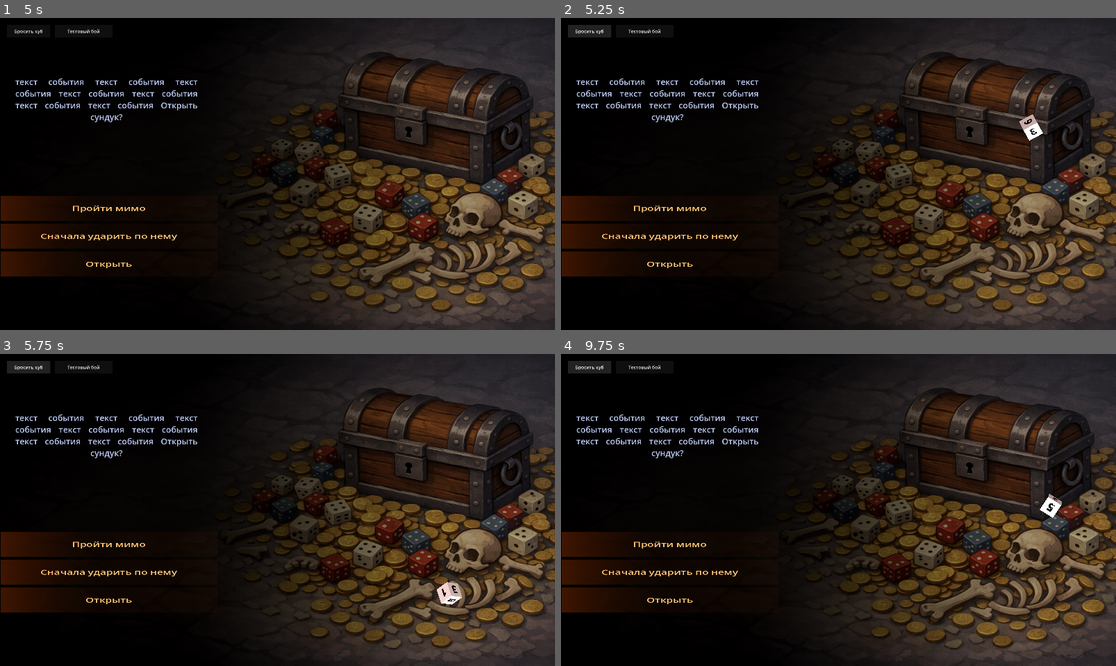
Above: before the commit, frames 1-4 (two rows, left to right).
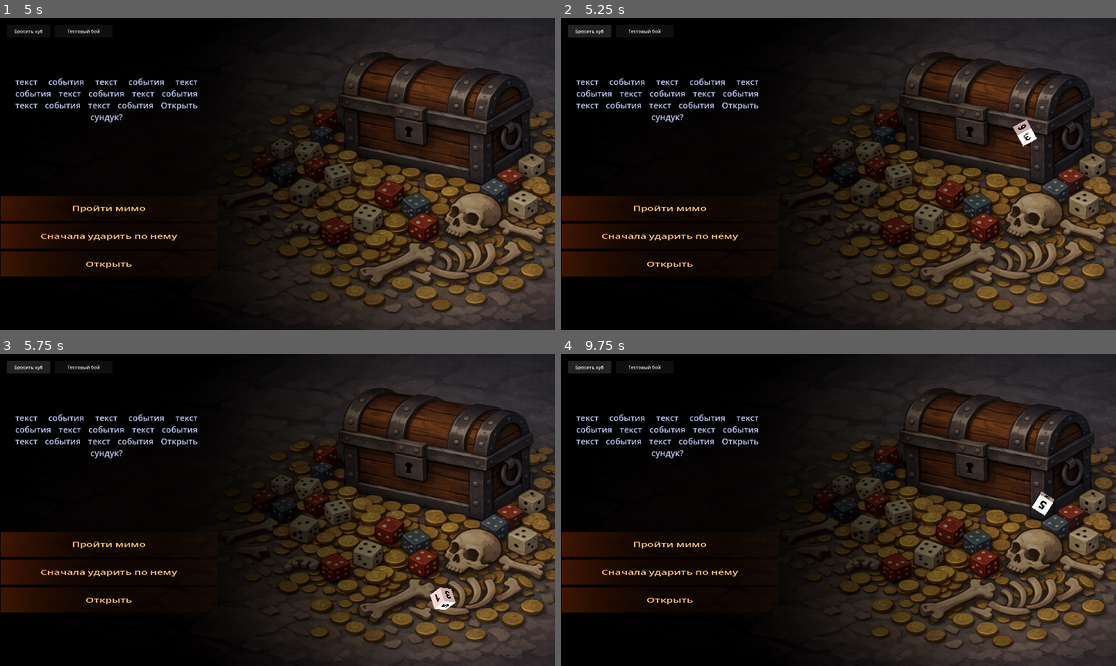
Above: after the commit, the same moments.

Repository: olegbogai-web/dicegame
Game: Godot game, scene res://scenes/board.tscn
Same seed, same stepped clock (60 frames per second), same inputs: the game is played once before the commit and once after it.
Inputs:
- Up to frame 1 (5 s): click "Бросить куб" at 0.5 s; click "Тестовый бой" at 1.25 s; click "Бросить куб" at 2 s; click "Тестовый бой" at 2.75 s; click "Закончить ход" at 3.5 s; click "Событие" at 4.25 s
- Up to frame 2 (5.25 s): click "Бросить куб" at 5 s
- Up to frame 3 (5.75 s): no input
- Up to frame 4 (9.75 s): click "Тестовый бой" at 5.75 s; click "Бросить куб" at 6.5 s; click "Тестовый бой" at 7.25 s; click "Закончить ход" at 8 s; click "Событие" at 8.75 s; click "Бросить куб" at 9.5 s

Frame 1 is identical in both runs. In frame 2, 0.2% of the frame differs, in the area x 81-87%, y 30-42%; in frame 3, 0.3%, in the area x 77-84%, y 73-82%; in frame 4, 0.2%.

Commit message:
добавил коече

Diff:
--- a/scenes/event_room.tscn
+++ b/scenes/event_room.tscn
@@ -122,7 +122,7 @@
 shape = SubResource("BoxShape3D_x62gx")
 
 [node name="board" parent="." unique_id=1670483730 instance=ExtResource("4_m2rf8")]
-transform = Transform3D(2.282237, 0, 0, 0, 4.428, 0, 0, 0, 2.2755446, 0, -2.6873088, 0)
+transform = Transform3D(2.2173982, 0, 0, 0, 4.428, 0, 0, 0, 2.1575296, 0, -2.6873088, 0)
 
 [node name="background" type="MeshInstance3D" parent="." unique_id=14472455]
 transform = Transform3D(9.050745, 0, 0, 0, 0.6366414, 0, 0, 0, 5.063, 0.030438095, 0.00056300004, 0)
